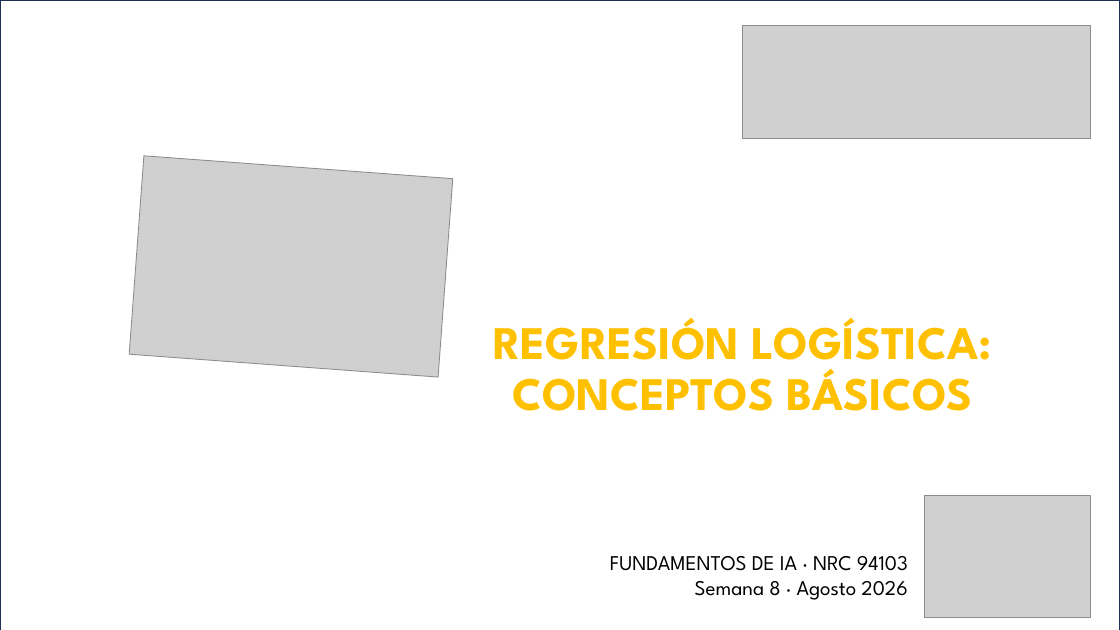
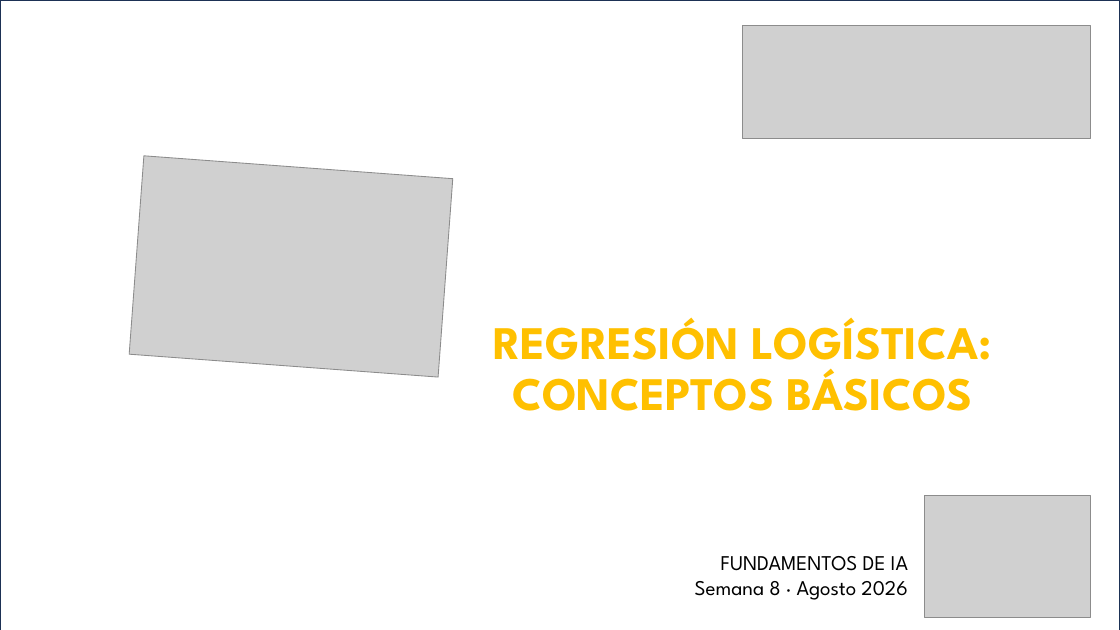
Before and after one commit to cesarabs54/Q6-NRC-1392-Fundamentos_para_IA, a slide deck: slide 1 of Semana_8/00_Regresion_Logistica_Diapositivas.pptx. Drawn at 1120x630 pixels with LibreOffice and Linux fonts; fonts in the diff are those of the drawing; grey boxes stand for pictures; background and template pictures are left out. Boxes give left, top, right and bottom in pixels: in the first picture for what was removed or moved away, otherwise in the second. Text is boxed around its words. In the diff, an @@ line names an element or a change of style, - is before the commit and + after.

```diff
--- a/Semana_8/00_Regresion_Logistica_Diapositivas.pptx
+++ b/Semana_8/00_Regresion_Logistica_Diapositivas.pptx
@@ text at <box>721,556,908,571</box>: text changed @@
-FUNDAMENTOS DE IA · NRC 94103
+FUNDAMENTOS DE IA
```
Also in this commit, not shown: 37 other files.
